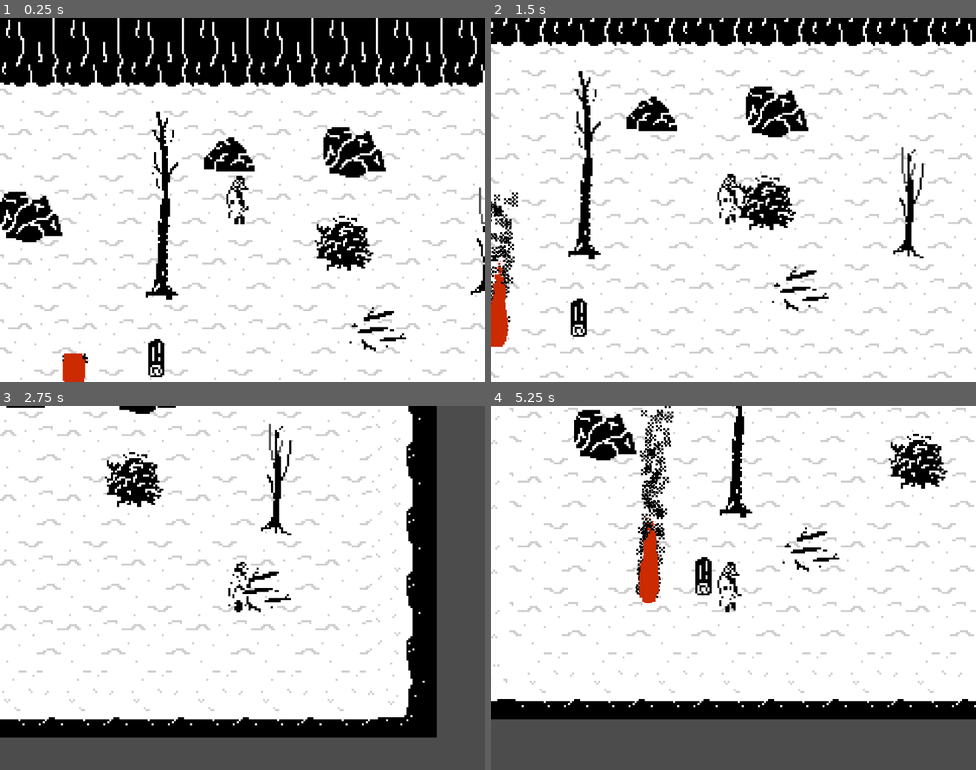
Above: before the commit, frames 1-4 (two rows, left to right).
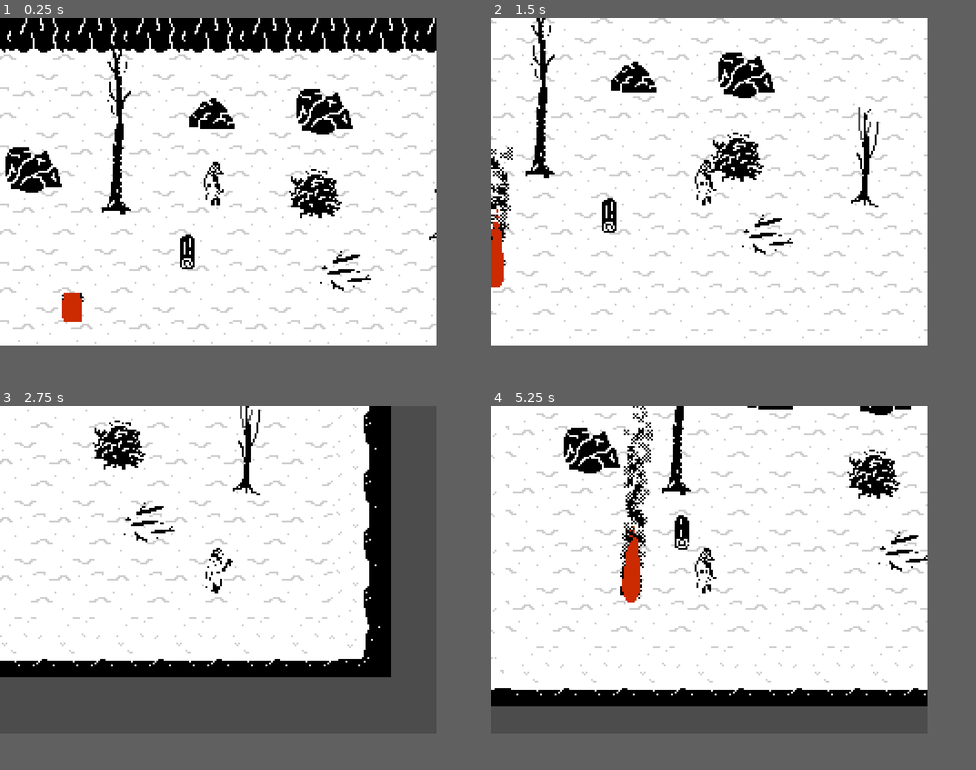
Above: after the commit, the same moments.

Repository: dedekm/dram-fireth
Game: Godot game, scene res://src/levels/Level.tscn
Two runs of this game, one before a commit and one after it. Both use one fixed random seed, a clock stepped at 60 frames per second and the inputs below.
Inputs (mouse positions are in pixels of both pictures, inside the frame that each line leads up to):
- Up to frame 1 (0.25 s): no input
- Up to frame 2 (1.5 s): move the mouse to (840, 181) at 0.52 s; hold Right (right) 0.53-1.28 s; hold E (pick_up) 0.53-1.28 s; move the mouse to (636, 218) at 1.27 s; hold Down (down) from 1.28 s (still down); tap E (pick_up) at 1.35 s
- Up to frame 3 (2.75 s): move the mouse to (291, 507) at 2.02 s; release Down (down) at 2.03 s; press the mouse at (291, 507) at 2.03 s; hold Right (right) from 2.03 s (still down); tap E (pick_up) at 2.3 s
- Up to frame 4 (5.25 s): move the mouse to (709, 660) at 2.77 s; release Right (right) at 2.78 s; release the mouse at (709, 660) at 2.78 s; hold Up (up) 2.78-3.53 s; tap E (pick_up) at 2.85, 4.55 s; tap Enter at 3.5 s; move the mouse to (879, 642) at 3.52 s; hold E (pick_up) 3.53-4.28 s; hold Left (left) 3.53-5.03 s; move the mouse to (588, 533) at 4.27 s; click (588, 533) at 4.35 s; move the mouse to (757, 588) at 5.02 s; hold Down (down) from 5.03 s (still down); hold E (pick_up) from 5.03 s (still down)
In our replay, the window is 800x600 before the commit and 720x540 after it. These sizes can differ from the game's own. Grey fills any space a smaller window leaves; there, only what the larger window draws over its background counts as a difference.

The runs differ from the first frame. In frame 1, 29% of the frame differs, in the area x 0-100%, y 0-100%; in frame 2, 25%; in frame 3, 38%, in the area x 0-91%, y 0-92%; in frame 4, 29%.

Commit message:
add y sort node to level,, tweak object origins

Diff:
--- a/project.godot
+++ b/project.godot
@@ -40,7 +40,7 @@
 
 window/size/width=240
 window/size/height=180
-window/stretch/mode="2d"
+window/stretch/mode="viewport"
 window/stretch/aspect="keep_width"
 
 [importer_defaults]
@@ -68,6 +68,18 @@
 
 [input]
 
+ui_accept={
+"deadzone": 0.5,
+"events": [ Object(InputEventKey,"resource_local_to_scene":false,"resource_name":"","device":0,"alt":false,"shift":false,"control":false,"meta":false,"command":false,"pressed":false,"scancode":16777221,"unicode":0,"echo":false,"script":null)
+, Object(InputEventKey,"resource_local_to_scene":false,"resource_name":"","device":0,"alt":false,"shift":false,"control":false,"meta":false,"command":false,"pressed":false,"scancode":16777222,"unicode":0,"echo":false,"script":null)
+, Object(InputEventJoypadButton,"resource_local_to_scene":false,"resource_name":"","device":0,"button_index":0,"pressure":0.0,"pressed":false,"script":null)
+ ]
+}
+ui_select={
+"deadzone": 0.5,
+"events": [ Object(InputEventJoypadButton,"resource_local_to_scene":false,"resource_name":"","device":0,"button_index":3,"pressure":0.0,"pressed":false,"script":null)
+ ]
+}
 up={
 "deadzone": 0.5,
 "events": [ Object(InputEventKey,"resource_local_to_scene":false,"resource_name":"","device":0,"alt":false,"shift":false,"control":false,"meta":false,"command":false,"pressed":false,"scancode":16777232,"unicode":0,"echo":false,"script":null)
--- a/src/actors/Player.gd
+++ b/src/actors/Player.gd
@@ -21,10 +21,10 @@
 	velocity = Vector2()
 	if Input.is_action_pressed('right'):
 		velocity.x += 1
-		pick_up_area.position.x = 10
+		pick_up_area.position.x = 8
 	if Input.is_action_pressed('left'):
 		velocity.x -= 1
-		pick_up_area.position.x = -10
+		pick_up_area.position.x = -8
 	if Input.is_action_pressed('down'):
 		velocity.y += 1
 	if Input.is_action_pressed('up'):
--- a/src/actors/Player.tscn
+++ b/src/actors/Player.tscn
@@ -87,28 +87,29 @@
 } ]
 
 [sub_resource type="RectangleShape2D" id=2]
-extents = Vector2( 6, 12 )
+extents = Vector2( 6, 7 )
 
 [sub_resource type="RectangleShape2D" id=3]
 extents = Vector2( 4, 6 )
 
 [sub_resource type="RectangleShape2D" id=4]
-extents = Vector2( 5, 4 )
+extents = Vector2( 5, 5 )
 
 [node name="Player" type="KinematicBody2D"]
 collision_mask = 20
 script = ExtResource( 1 )
 
 [node name="AnimatedSprite" type="AnimatedSprite" parent="."]
+position = Vector2( 1, -13 )
 frames = SubResource( 1 )
 animation = "down_axe"
 
 [node name="CollisionShape2D" type="CollisionShape2D" parent="."]
-position = Vector2( 0, 1 )
+position = Vector2( 0, -7 )
 shape = SubResource( 2 )
 
 [node name="PickUpArea" type="Area2D" parent="."]
-position = Vector2( 10, 0 )
+position = Vector2( 8, -12 )
 collision_mask = 14
 
 [node name="CollisionShape2D" type="CollisionShape2D" parent="PickUpArea"]
@@ -116,15 +117,15 @@
 shape = SubResource( 3 )
 
 [node name="Camera2D" type="Camera2D" parent="."]
+position = Vector2( 1, -13.5 )
 current = true
 
 [node name="PushArea" type="Area2D" parent="."]
-position = Vector2( 10, 0 )
+position = Vector2( 0, -10 )
 collision_mask = 8
 
 [node name="CollisionShape2D" type="CollisionShape2D" parent="PushArea"]
 modulate = Color( 0.12549, 0, 1, 1 )
-position = Vector2( -10, 3 )
 shape = SubResource( 4 )
 [connection signal="body_entered" from="PushArea" to="." method="_on_PushArea_body_entered"]
 [connection signal="body_exited" from="PushArea" to="." method="_on_PushArea_body_exited"]
--- a/src/levels/Level.tscn
+++ b/src/levels/Level.tscn
@@ -172,29 +172,30 @@
 format = 1
 tile_data = PoolIntArray( 131070, 5, 0, 131071, 5, 0, 65536, 5, 0, 65537, 5, 0, 65538, 5, 0, 65539, 5, 0, 65540, 5, 0, 65541, 5, 0, 65542, 5, 0, 65543, 5, 0, 65544, 5, 0, 65545, 5, 0, 196611, 4, 0, 196613, 3, 0, 262144, 3, 0, 262151, 2, 0 )
 
-[node name="Wood" parent="." instance=ExtResource( 2 )]
-position = Vector2( 187, 202 )
-
 [node name="FpsCounter" parent="." instance=ExtResource( 4 )]
 margin_left = 938.0
 margin_top = 30.0
 margin_right = 978.0
 margin_bottom = 44.0
 
-[node name="Fire" parent="." instance=ExtResource( 6 )]
+[node name="YSort" type="YSort" parent="."]
+
+[node name="Fire" parent="YSort" instance=ExtResource( 6 )]
 position = Vector2( 36.4783, 230.915 )
 
-[node name="Bush" parent="." instance=ExtResource( 3 )]
+[node name="Bush" parent="YSort" instance=ExtResource( 3 )]
 position = Vector2( 169.959, 170.074 )
 
-[node name="Tree" parent="." instance=ExtResource( 8 )]
-position = Vector2( 80.1489, 186.301 )
-
-[node name="Player" parent="." instance=ExtResource( 1 )]
-position = Vector2( 120, 132 )
-z_index = 1
+[node name="Tree" parent="YSort" instance=ExtResource( 8 )]
+position = Vector2( 61.4919, 169.945 )
+
+[node name="Player" parent="YSort" instance=ExtResource( 1 )]
+position = Vector2( 116, 167.5 )
 speed = 100
 throw_force = 100
 
-[node name="Log" parent="." instance=ExtResource( 9 )]
-position = Vector2( 77.3448, 217.757 )
+[node name="Log" parent="YSort" instance=ExtResource( 9 )]
+position = Vector2( 99.5948, 201.757 )
+
+[node name="Wood" parent="YSort" instance=ExtResource( 2 )]
+position = Vector2( 187, 202 )
--- a/src/objects/Log.tscn
+++ b/src/objects/Log.tscn
@@ -43,8 +43,10 @@
 mass = 10
 
 [node name="AnimatedSprite" type="AnimatedSprite" parent="."]
+position = Vector2( 0, -9 )
 frames = SubResource( 5 )
 animation = "vertical"
 
 [node name="CollisionShape2D" type="CollisionShape2D" parent="."]
+position = Vector2( 0, -9 )
 shape = SubResource( 6 )
